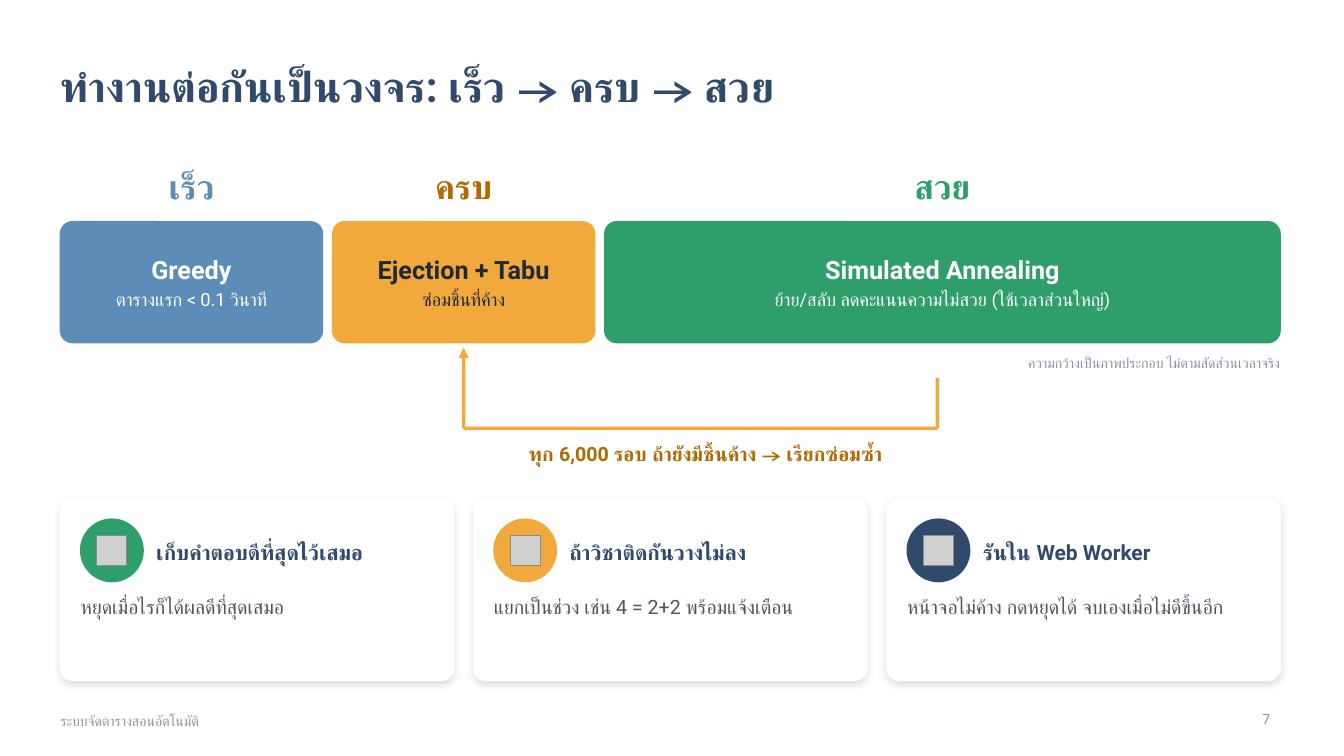
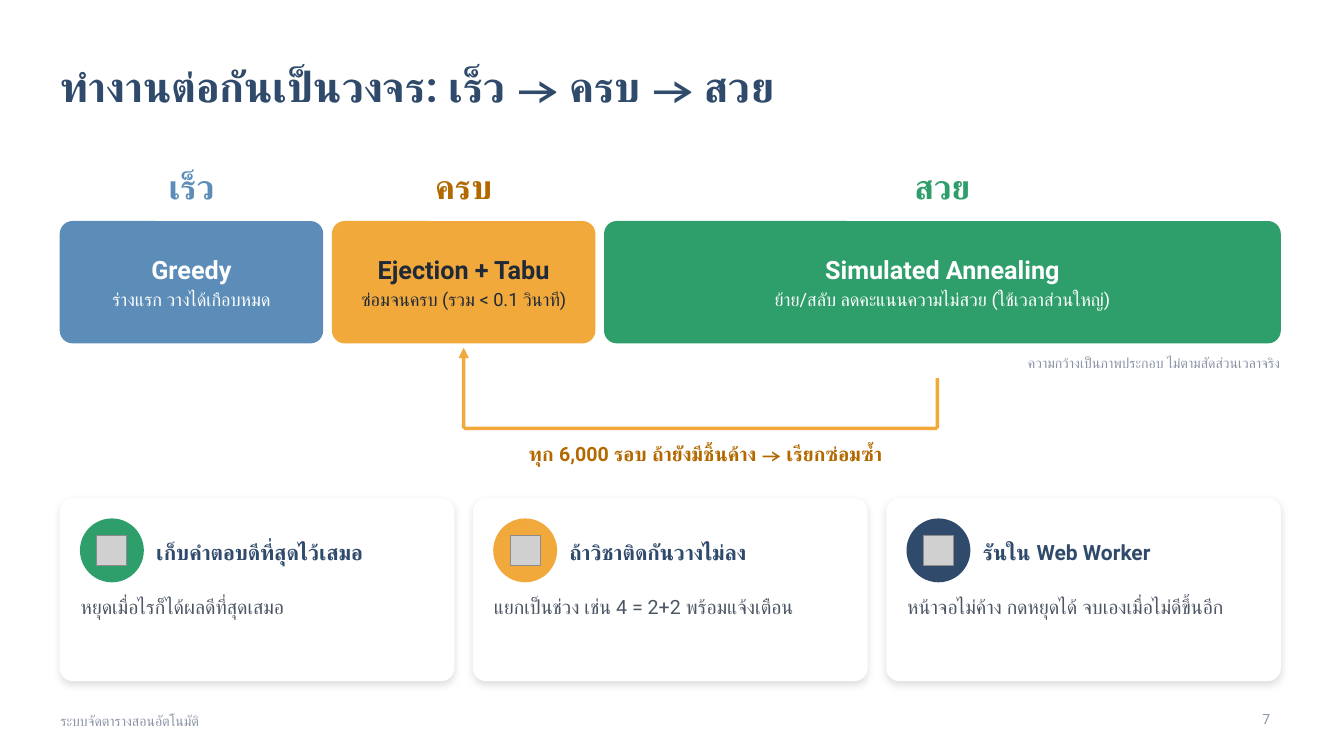
Before and after one commit to marnlop3-vcv/ttauto, a slide deck: slide 7 of docs/presentation/timetable-presentation.pptx. Drawn at 1344x756 pixels with LibreOffice and Linux fonts; fonts in the diff are those of the drawing; grey boxes stand for pictures. Boxes give left, top, right and bottom in pixels: in the first picture for what was removed or moved away, otherwise in the second. Text is boxed around its words. In the diff, an @@ line names an element or a change of style, - is before the commit and + after.

```diff
--- a/docs/presentation/timetable-presentation.pptx
+++ b/docs/presentation/timetable-presentation.pptx
@@ text at [112,292,271,306]: text changed @@
-ตารางแรก < 0.1 วินาที
+ร่างแรก วางได้เกือบหมด
@@ text at [361,292,566,310]: text changed @@
-ซ่อมชิ้นที่ค้าง
+ซ่อมจนครบ (รวม < 0.1 วินาที)
```
Also in this commit, not shown: 3 other slides changed, 16 other files.
